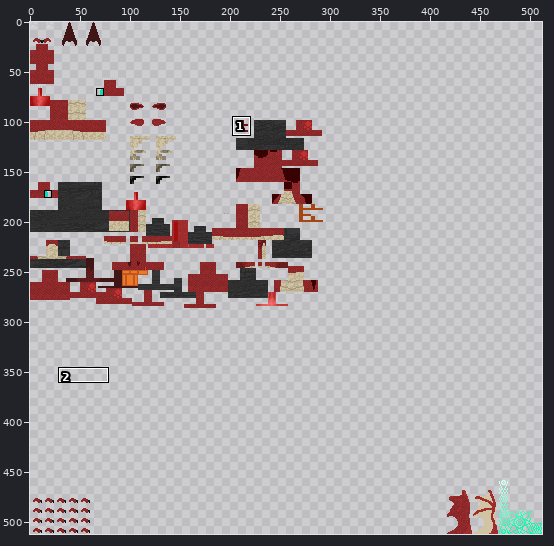
Edited in one commit: sprite sheet (src/test/resources/Zakari_Levica_newborn.png). The picture above shows the old version from afar; the outline marks the close-up.
Close-up. Before:
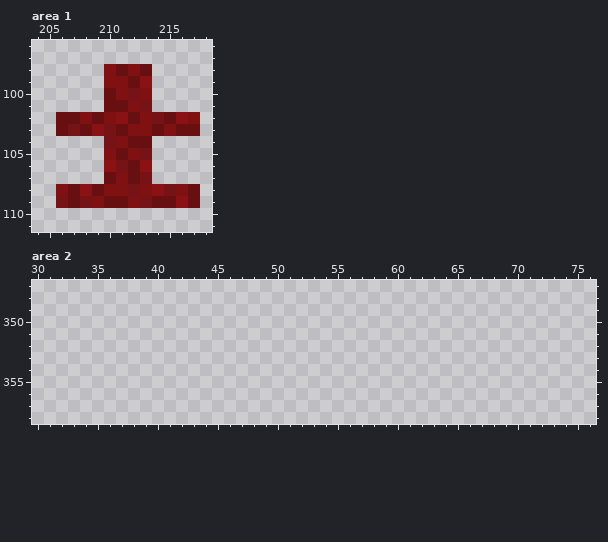
The file is 512x512 pixels. Colours within 5 levels of each other are drawn and written as one. Shown: area 1: x 204..218, y 96..111; area 2: x 30..76, y 347..358. The commit also changed other parts of the picture, which this record leaves out.
And afterwards:
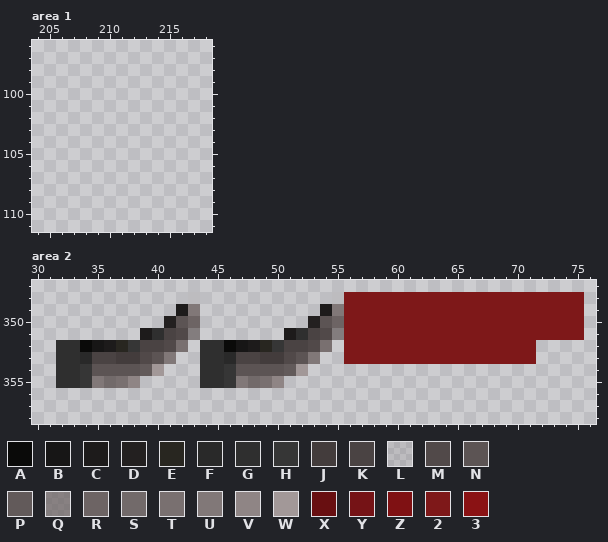
Palette (. is transparent): A #0a0a09  B #171616  C #1d1b1b  D #232020  E #282620  F #292929  G #2f2f2f  H #363636  J #433c3c  K #4a4343  L #50484820  M #514949  N #5c5454  P #625a5a  Q #6c6363b6  R #6d6464  S #726a6a  T #797070  U #817878  V #8f8585  W #a29898  X #680f11  Y #751316  Z #7f1113  2 #7e1819  3 #8a1214
Changes in this commit:
Area 1:
The author cleared colour 3 in row 99 at x 213; in row 102 at x 211 and 216; in row 103 at x 209; in row 106 at x 210 and 213; in row 108 at x 208 and 214; in row 109 at x 216.
The author cleared colour X in row 98 at x 211 and 213; in row 99 at x 212; in row 100 at x 210; in row 101 at x 210 to 211; in row 102 at x 206 to 207, 209, 212 and 215; in row 103 at x 206, 208, 211, 214 and 216 to 217.
The author cleared colour X in row 104 at x 212 to 213; in row 105 at x 211; in row 106 at x 212; in row 107 at x 210 and 212; in row 108 at x 207, 209 and 217; in row 109 at x 207, 210 to 211, 214 to 215 and 217.
The author cleared colour Y in row 100 at x 212; in row 101 at x 213; in row 102 at x 214; in row 103 at x 207 and 210; in row 104 at x 210; in row 105 at x 213.
The author cleared colour Y in row 106 at x 211; in row 107 at x 213; in row 108 at x 212 and 215; in row 109 at x 206, 208 and 213.
The author cleared colour Z in row 98 at x 210 and 212; in row 99 at x 210 to 211; in row 100 at x 211 and 213; in row 101 at x 212; in row 102 at x 208, 210, 213 and 217; in row 103 at x 212 to 213 and 215.
The author cleared colour Z in row 104 at x 211; in row 105 at x 210 and 212; in row 107 at x 211; in row 108 at x 206, 210 to 211, 213 and 216; in row 109 at x 209 and 212.
Area 2:
The edit adds colour 2 in rows 348 to 351 at x 56 to 75; in rows 352 to 353 at x 56 to 71.
The edit adds colour A in row 352 at x 34 and 46.
The edit adds colour B in row 352 at x 35 and 47.
The edit adds colour C in row 349 at x 42 and 54; in row 351 at x 39 and 51; in row 352 at x 36 and 48.
The edit adds colour D in row 350 at x 41 and 53.
The edit adds colour E in row 352 at x 37 and 49.
The edit adds colour F in row 353 at x 34 and 46.
The edit adds colour G in row 351 at x 40 and 52; in rows 352 to 355 at x 32 to 33 and 44 to 45.
The edit adds colour H in row 352 at x 38 and 50; in rows 354 to 355 at x 34 and 46.
The edit adds colour J in row 353 at x 37 to 38 and 49 to 50.
The edit adds colour K in row 351 at x 41 and 53; in row 352 at x 39 to 40 and 51 to 52; in row 353 at x 35 to 36 and 47 to 48.
The edit adds colour L in row 348 at x 43 and 55.
The edit adds colour M in row 351 at x 42 and 54; in row 352 at x 41 and 53; in row 353 at x 39 and 51.
The edit adds colour N in row 350 at x 42 and 54; in row 353 at x 40 and 52; in row 354 at x 35 to 38 and 47 to 50.
The edit adds colour P in row 354 at x 39 and 51.
The edit adds colour Q in row 351 at x 43 and 55.
The edit adds colour R in row 350 at x 43 and 55.
The edit adds colour S in row 355 at x 36 and 48.
The edit adds colour T in row 352 at x 42 and 54; in row 355 at x 37 and 49.
The edit adds colour U in row 349 at x 43 and 55; in row 353 at x 41 and 53; in row 355 at x 35 and 47.
The edit adds colour V in row 355 at x 38 and 50.
The edit adds colour W in row 354 at x 40 and 52.
